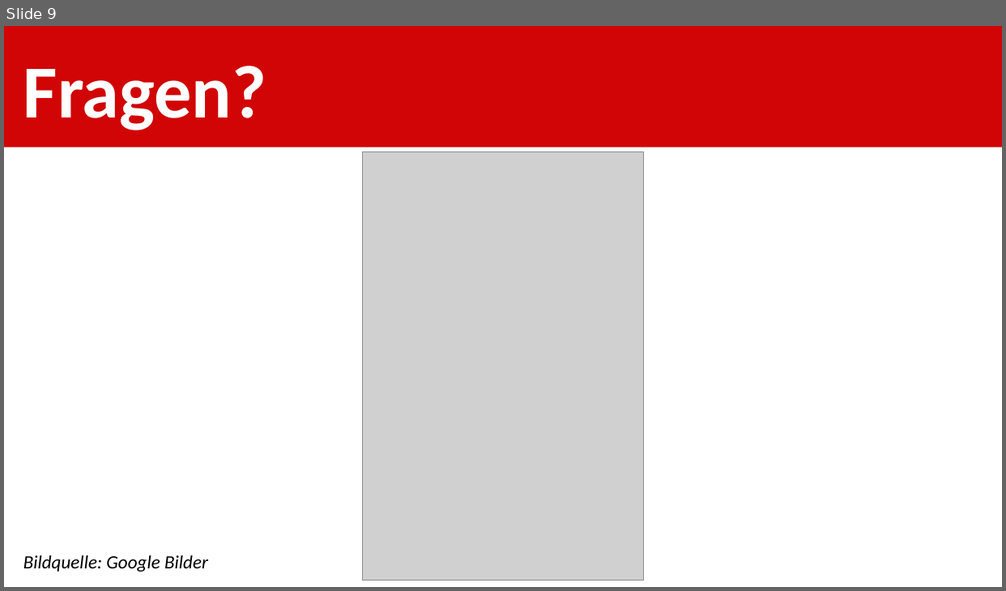
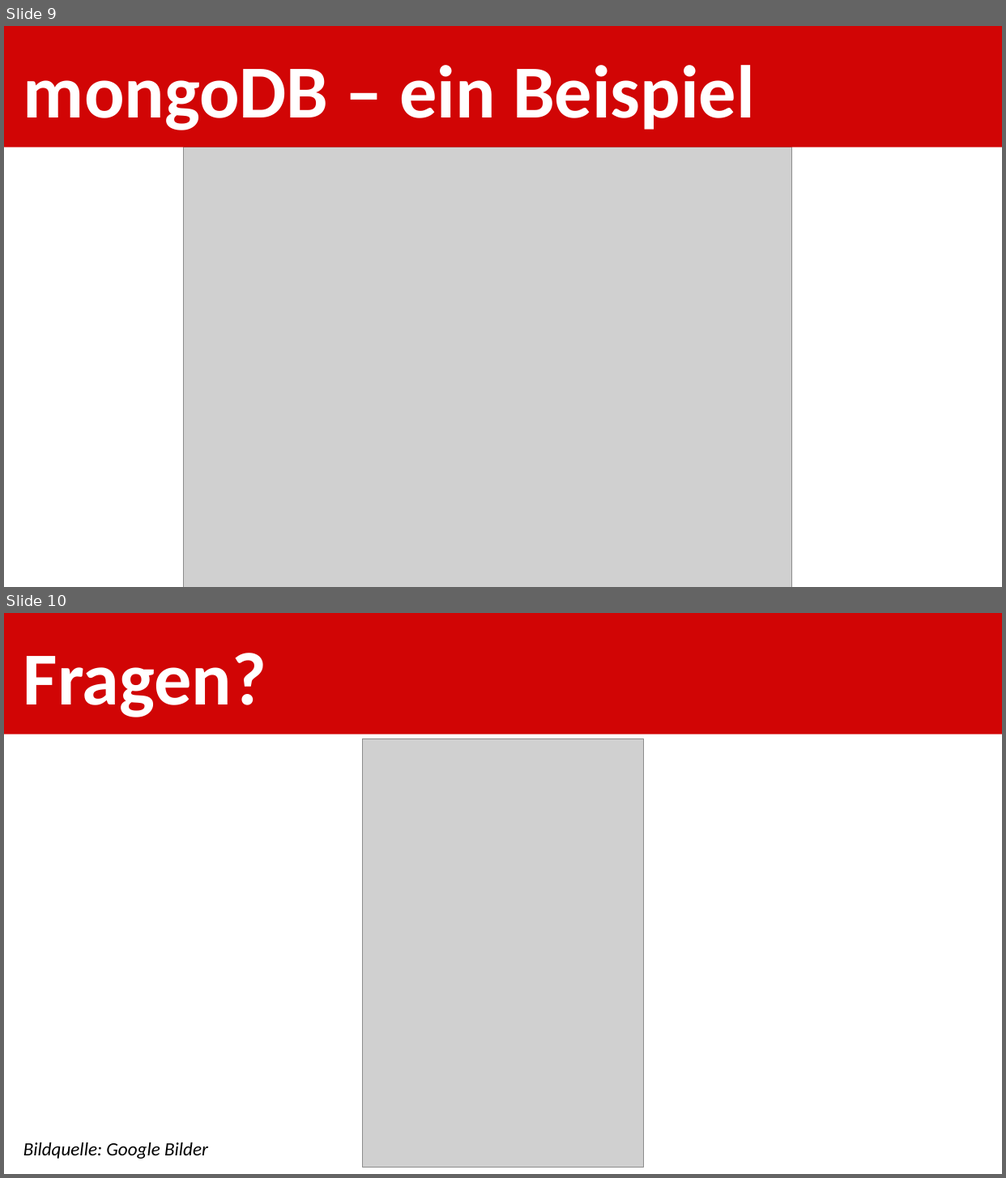
Before and after one commit to shylux/ch.bfh.bti7081.s2015.rot, a slide deck: doc/task09/Softwarearchitektur.pptx. Shown one above the other, each under a label of ours: slide 9 before the commit, slides 9 and 10 after it. The pictures are 1006x591 and 1006x1178 pixels, drawn with LibreOffice and Linux fonts; fonts in the diff are those of the drawing; grey boxes stand for pictures. Boxes give left, top, right and bottom in pixels: in the first picture for what was removed or moved away, otherwise in the second. Text is boxed around its words. In the diff, an @@ line names an element or a change of style, - is before the commit and + after.

```diff
--- a/doc/task09/Softwarearchitektur.pptx
+++ b/doc/task09/Softwarearchitektur.pptx
@@ slide 9 added at (x1=4, y1=26, x2=1002, y2=587), background #FFFFFF @@
@@ rectangle added at (x1=4, y1=26, x2=1002, y2=148), fill #D10505 @@
@@ title added at (x1=23, y1=65, x2=755, y2=130), 72 pt, text #FFFFFF, bold @@
+mongoDB – ein Beispiel
@@ picture added at (x1=184, y1=148, x2=792, y2=587) @@
@@ what was slide 9 is now slide 10 @@
```
Also in this commit, not shown: 2 slides changed, 1 other slide added, 1 slide removed, 2 other files.
